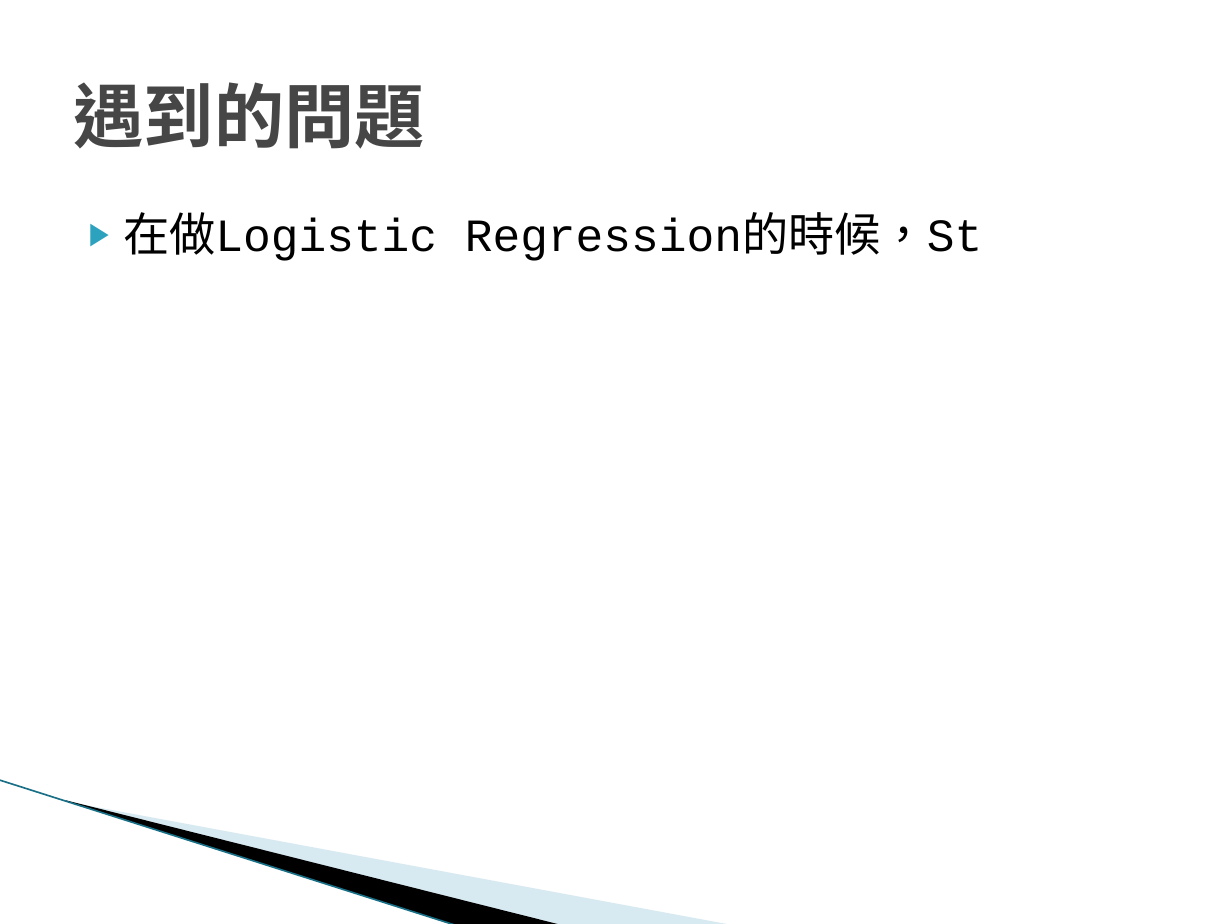
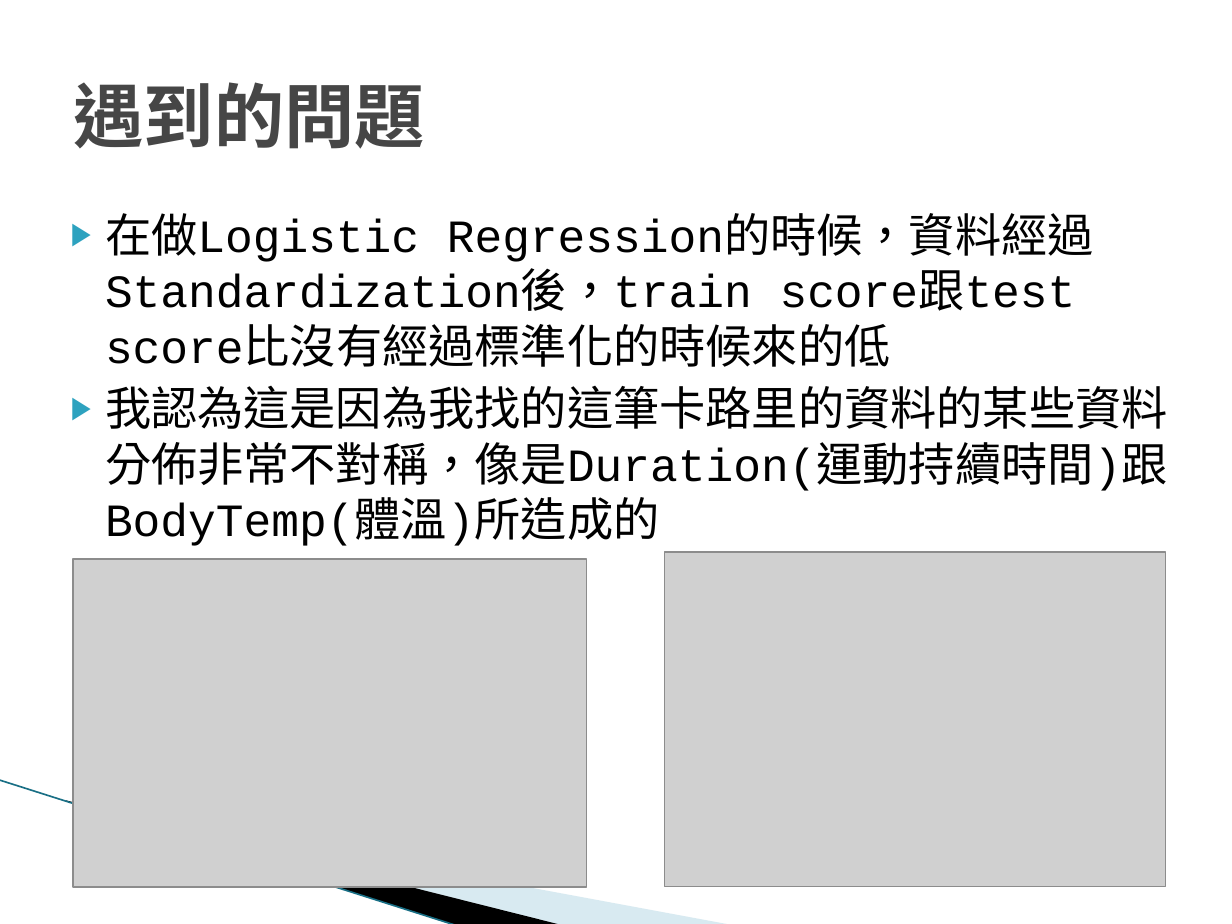
Before and after one commit to kyss0311/IMLP433, a slide deck: slide 13 of final/imlp433楊閎富.pptx (slide 4 before the commit). Drawn at 1232x924 pixels with LibreOffice and Linux fonts; fonts in the diff are those of the drawing; grey boxes stand for pictures; background and template pictures are left out. Boxes give left, top, right and bottom in pixels: in the first picture for what was removed or moved away, otherwise in the second. Text is boxed around its words. In the diff, an @@ line names an element or a change of style, - is before the commit and + after.

```diff
--- a/final/imlp433楊閎富.pptx
+++ b/final/imlp433楊閎富.pptx
@@ text at [105, 213, 1168, 546]: text changed @@
-▶ 在做Logistic Regression的時候，St
+▶ 在做Logistic Regression的時候，資料經過Standardization後，train score跟test score比沒有經過標準化的時候來的低
+▶ 我認為這是因為我找的這筆卡路里的資料的某些資料分佈非常不對稱，像是Duration(運動持續時間)跟BodyTemp(體溫)所造成的
@@ picture added at [73, 559, 586, 887] @@
@@ picture added at [664, 552, 1165, 886] @@
```
Also in this commit, not shown: 1 other slide changed, 10 slides added, 21 other files.
